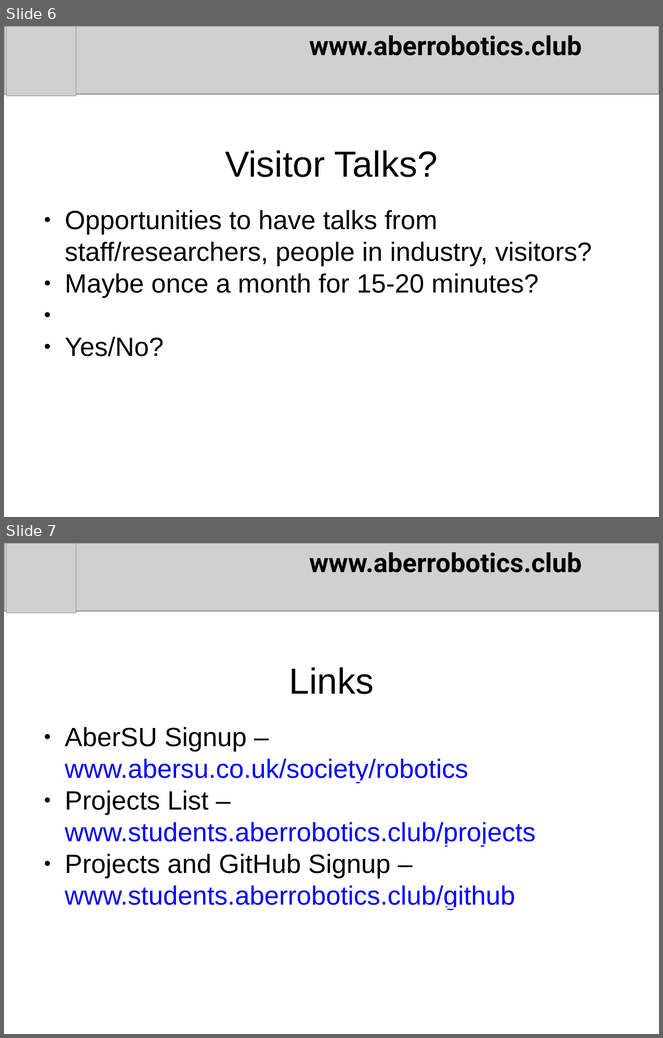
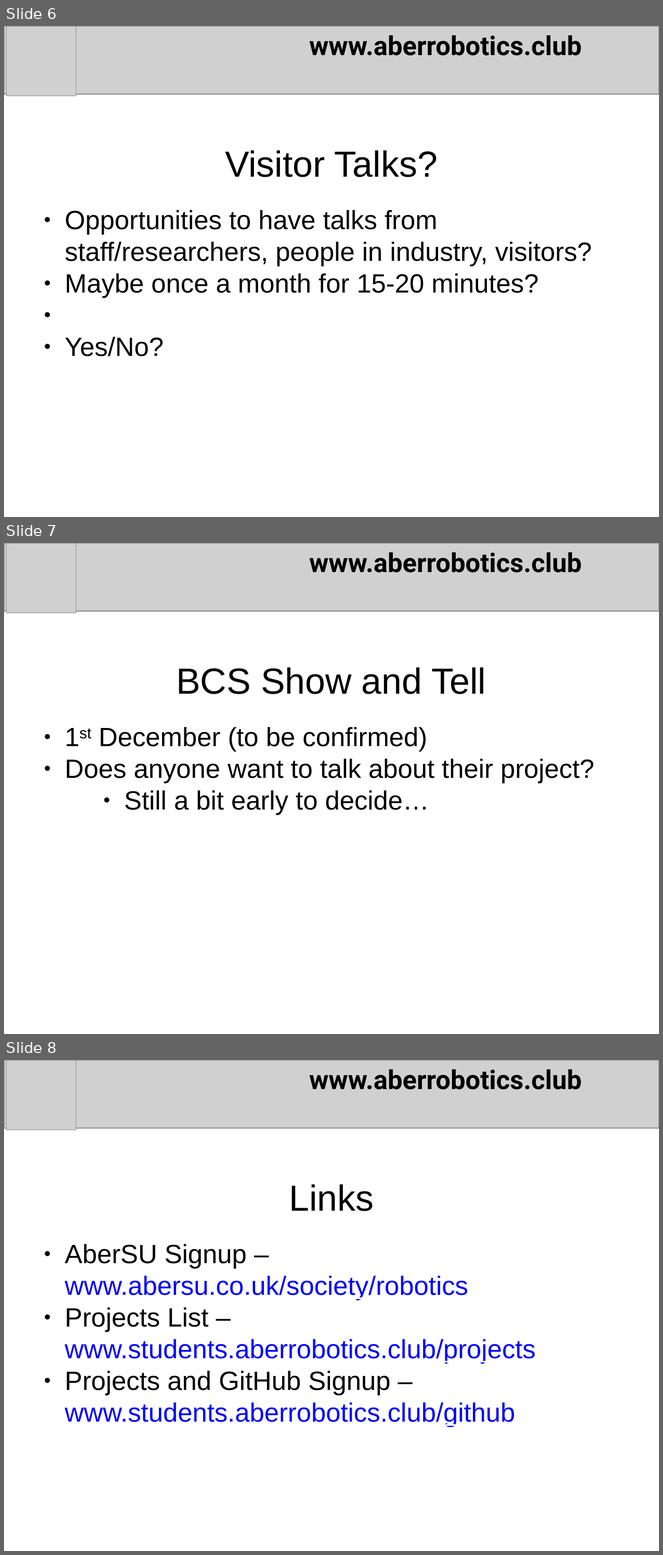
Before and after one commit to arcub/arcub.github.io, a slide deck: news/2017-11-08.pptx. Shown one above the other, each under a label of ours: slides 6 and 7 before the commit, slides 6, 7 and 8 after it. The pictures are 663x1038 and 663x1555 pixels, drawn with LibreOffice and Linux fonts; fonts in the diff are those of the drawing; grey boxes stand for pictures. Boxes give left, top, right and bottom in pixels: in the first picture for what was removed or moved away, otherwise in the second. Text is boxed around its words. In the diff, an @@ line names an element or a change of style, - is before the commit and + after.

Commit message:
added bcs slide to news

```diff
--- a/news/2017-11-08.pptx
+++ b/news/2017-11-08.pptx
@@ slide 7 added at <box>4,543,659,1034</box>, background #FFFFFF @@
@@ picture added at <box>4,543,659,611</box> @@
@@ picture added at <box>7,543,76,613</box> @@
@@ text added at <box>309,552,582,573</box>, 32 pt, text #000000, bold @@
+www.aberrobotics.club
@@ text added at <box>176,667,487,694</box>, 44 pt, text #000000 @@
+BCS Show and Tell
@@ text added at <box>65,727,595,815</box>, 32 pt, text #000000 @@
+● 1st December (to be confirmed)
+● Does anyone want to talk about their project?
+    ● Still a bit early to decide…
@@ what was slide 7 is now slide 8 @@
```
Also in this commit, not shown: 1 other file.
